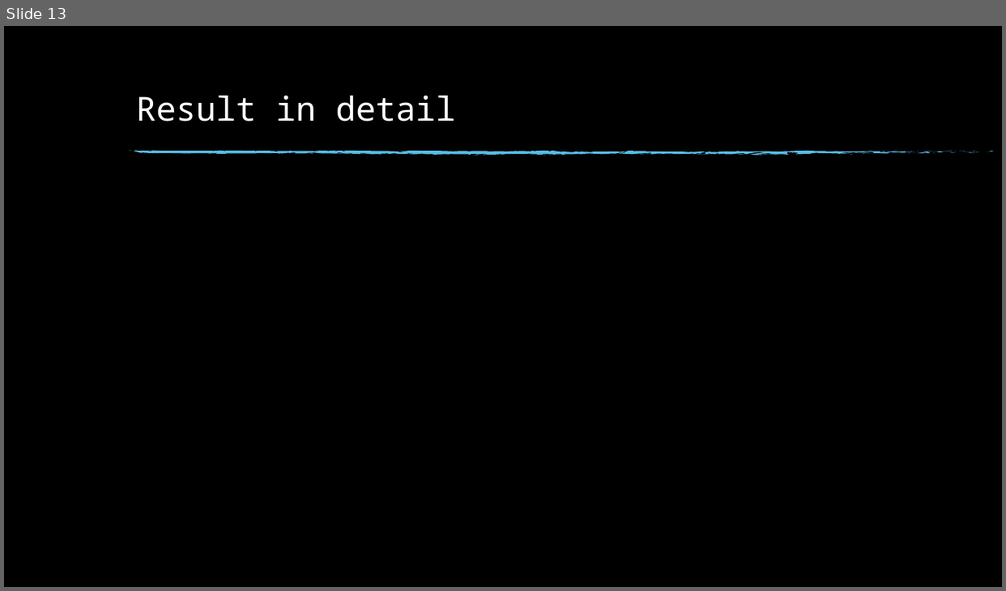
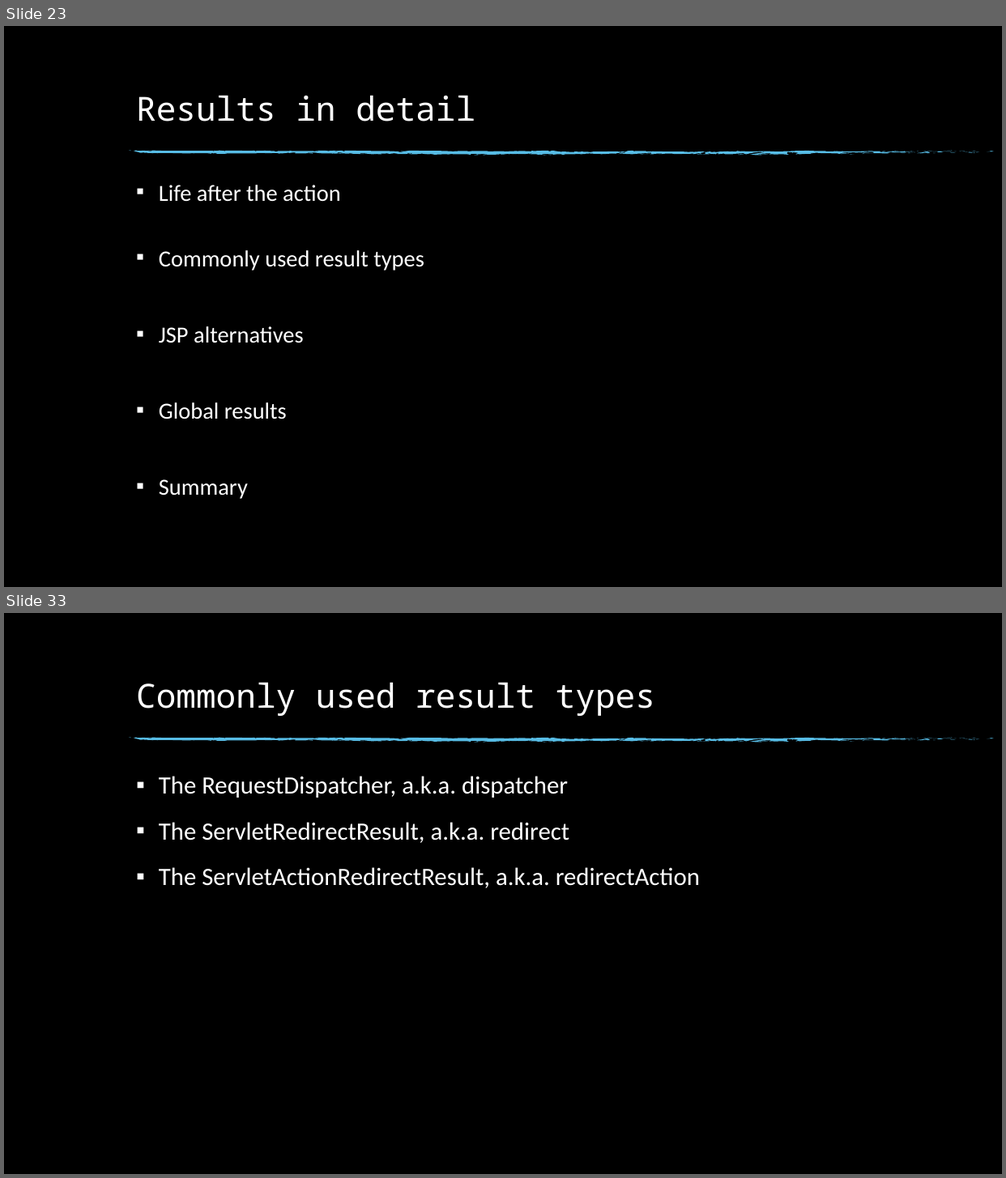
Before and after one commit to KernelDang/JEE, a slide deck: Seminar/slide.pptx. Shown one above the other, each under a label of ours: slide 13 before the commit, slides 23 and 33 after it; the slides between them are not shown. The pictures are 1006x591 and 1006x1178 pixels, drawn with LibreOffice and Linux fonts; fonts in the diff are those of the drawing; background and template pictures are left out. Boxes give left, top, right and bottom in pixels: in the first picture for what was removed or moved away, otherwise in the second. Text is boxed around its words. In the diff, an @@ line names an element or a change of style, - is before the commit and + after.

```diff
--- a/Seminar/slide.pptx
+++ b/Seminar/slide.pptx
@@ slide 33 added at (x1=4, y1=613, x2=1002, y2=1174), background picture (left out); not listed: 74 template elements that a slide beside it also shows @@
@@ title added at (x1=136, y1=682, x2=655, y2=716), 32 pt, text #FFFFFF @@
+Commonly used result types
@@ text added at (x1=159, y1=776, x2=700, y2=888), 24 pt, text #FFFFFF @@
+▪ The RequestDispatcher, a.k.a. dispatcher
+▪ The ServletRedirectResult, a.k.a. redirect
+▪ The ServletActionRedirectResult, a.k.a. redirectAction
@@ what was slide 13 is now slide 23 @@
@@ slide 23 changed as well @@
@@ title at (x1=136, y1=95, x2=475, y2=122): text changed @@
-Result in detail
+Results in detail
@@ text added at (x1=159, y1=185, x2=424, y2=499), 22.2 pt, text #FFFFFF @@
+▪ Life after the action
+▪ Commonly used result types
+▪ JSP alternatives
+▪ Global results
+▪ Summary
```
Also in this commit, not shown: 1 other slide changed, 33 other slides added.
